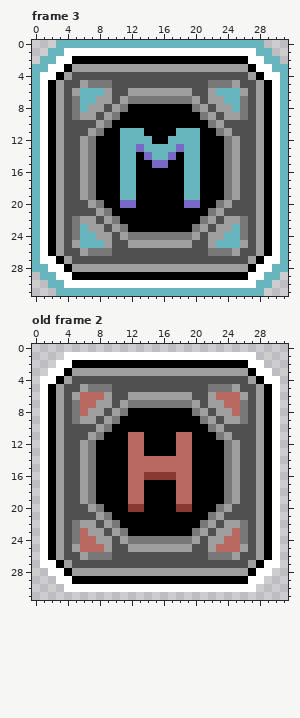
Two versions of one pixel-art file, assets/sprites/items_spritesheet.aseprite. The first picture shows the starting point.
32x32 pixels, 3 frames. Shown: frame 3, old frame 2.
After:
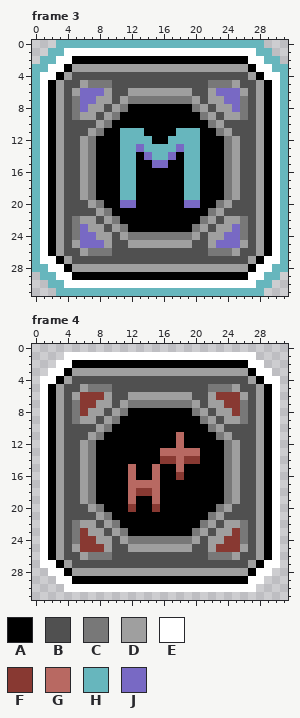
Palette (. is transparent): A #000000  B #505050  C #787878  D #9f9f9f  E #ffffff  F #883932  G #b86962  H #67b6bd  J #7869c4
A new or re-ordered frame is compared with the old frame closest to it.
What changed:
frames 3 -> 4
Frame 3:
Colour H gives way to colour J in row 6 at x 6 to 8 and 23 to 25; in row 7 at x 6 to 7 and 24 to 25; in row 8 at x 6 and 25; in row 23 at x 6 and 25; in row 24 at x 6 to 7 and 24 to 25; in row 25 at x 6 to 8 and 23 to 25.
Frame 4 is new; against old frame 2:
Colour F gives way to colour A in row 16 at x 14 and 16 to 17; in row 20 at x 13 and 18 to 19.
Colour G gives way to colour A in rows 11 to 12 at x 12 to 13 and 19; in row 13 at x 12 to 13; in row 14 at x 12 to 15; in row 15 at x 13 to 14, 16 to 17 and 19; in row 16 at x 13 and 19; in rows 17 to 18 at x 18 to 19.
Colour G gives way to colour A in row 19 at x 13 and 18 to 19.
Colour A gives way to colour F in row 14 at x 20; in row 18 at x 14; in row 20 at x 15.
Colour G gives way to colour F in row 6 at x 6 to 8 and 23 to 25; in row 7 at x 6 to 7 and 24 to 25; in row 8 at x 6 and 25; in row 14 at x 16 to 17 and 19; in row 16 at x 18; in row 18 at x 13.
Colour G gives way to colour F in row 23 at x 6 and 25; in row 24 at x 6 to 7 and 24 to 25; in row 25 at x 6 to 8 and 23 to 25.
Colour A gives way to colour G in row 13 at x 16 to 17 and 20; in row 17 at x 14 to 15; in rows 18 to 19 at x 15.
Colour F gives way to colour G in row 16 at x 15.
Changed places in both pictures, as pixel boxes (x1, y1, x2, y2):
changed: (80, 88, 104, 112)
changed: (216, 88, 240, 112)
changed: (80, 224, 104, 248)
changed: (216, 224, 240, 248)
changed: (80, 392, 104, 416)
changed: (128, 392, 240, 512)
changed: (80, 528, 104, 552)
changed: (216, 528, 240, 552)
